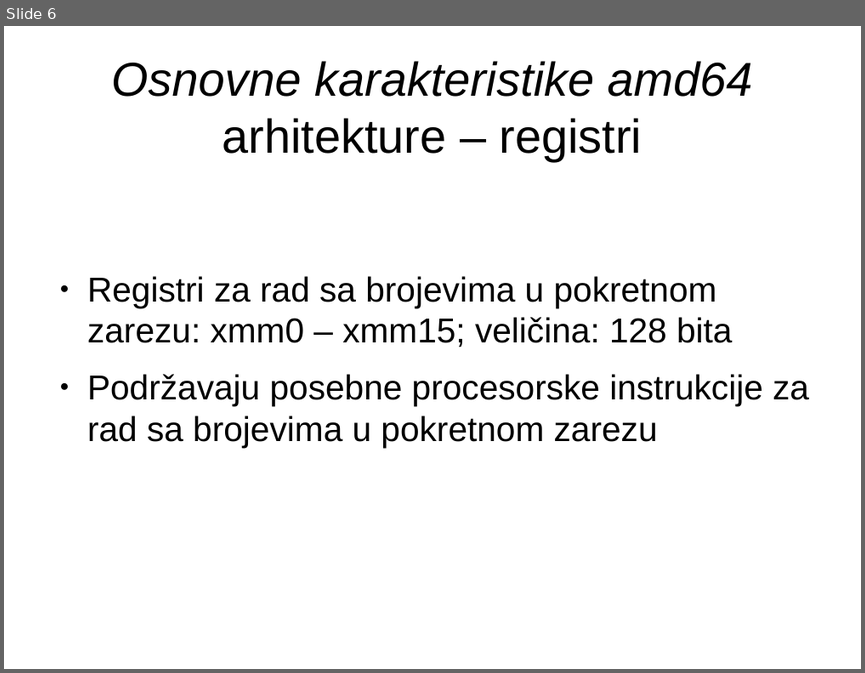
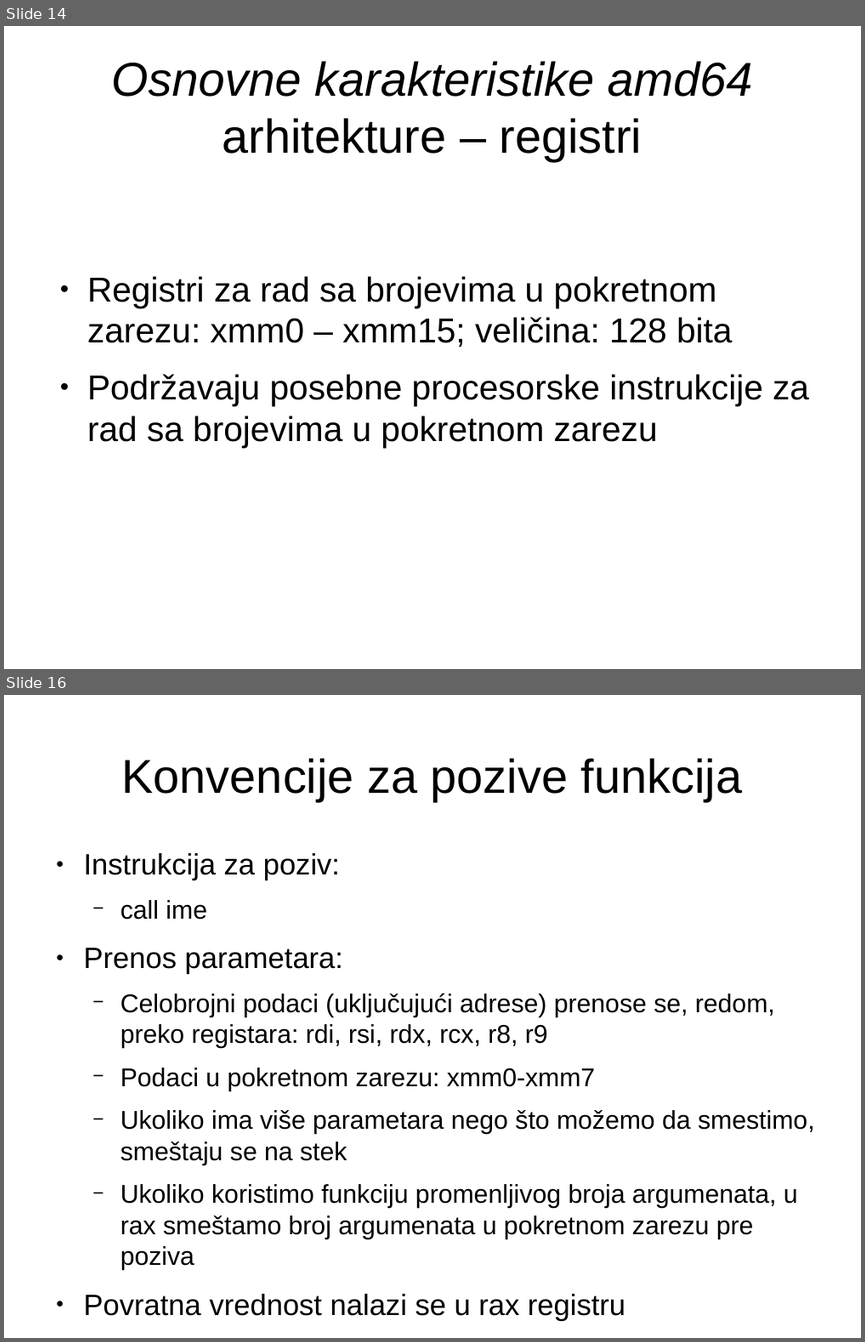
Before and after one commit to NikolaMilev/assembler-prezentacije, a slide deck: cas01/prez.odp. Shown one above the other, each under a label of ours: slide 6 before the commit, slides 14 and 16 after it; the slides between them are not shown. The pictures are 865x673 and 865x1342 pixels, drawn with LibreOffice and Linux fonts; fonts in the diff are those of the drawing. Boxes give left, top, right and bottom in pixels: in the first picture for what was removed or moved away, otherwise in the second. Text is boxed around its words. In the diff, an @@ line names an element or a change of style, - is before the commit and + after.

Commit message:
Dodao opsti uvod o masinskim instrukcijama. Prosirio i izmenio asemblerske slajdove.

```diff
--- a/cas01/prez.odp
+++ b/cas01/prez.odp
@@ slide 16 added at bbox=[4, 695, 861, 1338], background #FFFFFF @@
@@ title added at bbox=[122, 758, 742, 801], 44 pt, text #000000 @@
+Konvencije za pozive funkcija
@@ text added at bbox=[84, 853, 815, 1321], 23.8 pt, text #000000 @@
+● Instrukcija za poziv:
+  − call ime
+● Prenos parametara:
+  − Celobrojni podaci (uključujući adrese) prenose se, redom, preko registara: rdi, rsi, rdx, rcx, r8, r9
+  − Podaci u pokretnom zarezu: xmm0-xmm7
+  − Ukoliko ima više parametara nego što možemo da smestimo, smeštaju se na stek
+  − Ukoliko koristimo funkciju promenljivog broja argumenata, u rax smeštamo broj argumenata u pokretnom zarezu pre poziva
+● Povratna vrednost nalazi se u rax registru
@@ what was slide 6 is now slide 14 @@
```
Also in this commit, not shown: 4 slides changed, 10 other slides added, 1 slide removed, 1 other file.
